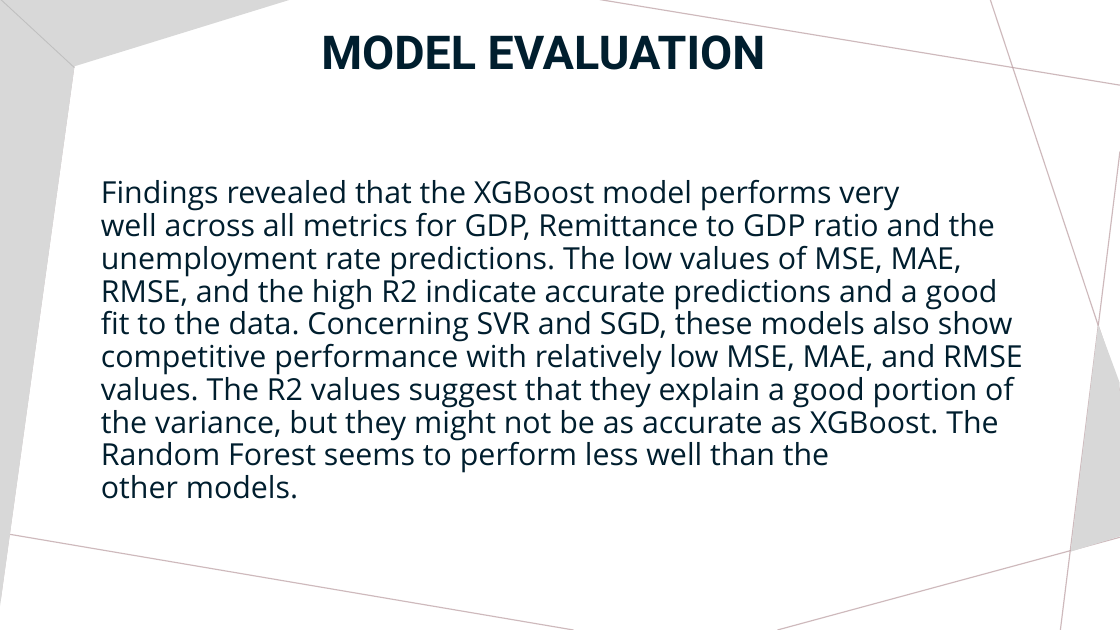
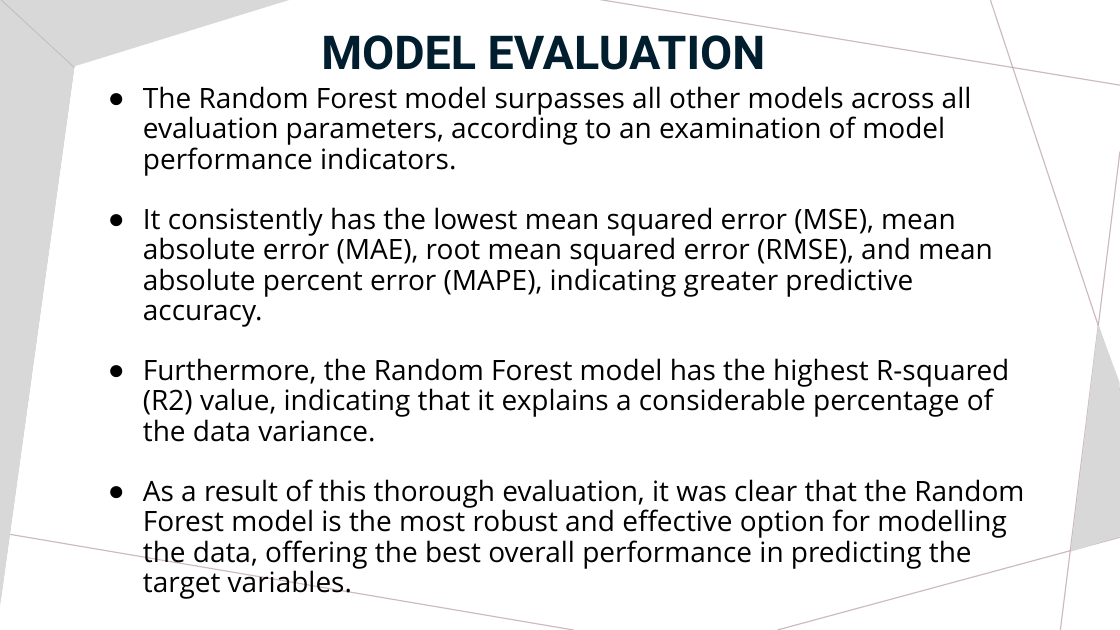
Before and after one commit to MiracleUche123/CatBoost-Team-Project, a slide deck: slide 19 of Presentation Slide Team Catboost.pptx (slide 15 before the commit). Drawn at 1120x630 pixels with LibreOffice and Linux fonts; fonts in the diff are those of the drawing. Boxes give left, top, right and bottom in pixels: in the first picture for what was removed or moved away, otherwise in the second. Text is boxed around its words. In the diff, an @@ line names an element or a change of style, - is before the commit and + after.

```diff
--- a/Presentation Slide Team Catboost.pptx
+++ b/Presentation Slide Team Catboost.pptx
@@ text at [143, 92, 1024, 599]: text changed; size 26 to 24 pt; text colour #001E2E to #000000 @@
-Findings revealed that the XGBoost model performs very
-well across all metrics for GDP, Remittance to GDP ratio and the unemployment rate predictions. The low values of MSE, MAE, RMSE, and the high R2 indicate accurate predictions and a good fit to the data. Concerning SVR and SGD, these models also show competitive performance with relatively low MSE, MAE, and RMSE values. The R2 values suggest that they explain a good portion of the variance, but they might not be as accurate as XGBoost. The Random Forest seems to perform less well than the
-other models.
+● The Random Forest model surpasses all other models across all evaluation parameters, according to an examination of model performance indicators.
+● It consistently has the lowest mean squared error (MSE), mean absolute error (MAE), root mean squared error (RMSE), and mean absolute percent error (MAPE), indicating greater predictive accuracy.
+● Furthermore, the Random Forest model has the highest R-squared (R2) value, indicating that it explains a considerable percentage of the data variance.
+● As a result of this thorough evaluation, it was clear that the Random Forest model is the most robust and effective option for modelling the data, offering the best overall performance in predicting the target variables.
```
Also in this commit, not shown: 7 other slides changed, 10 slides added, 5 slides removed.
